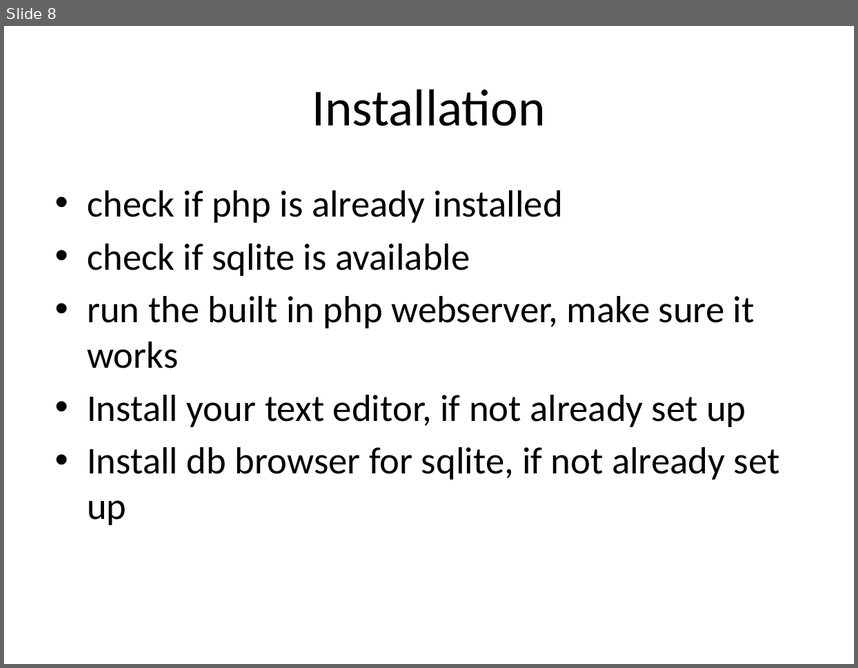
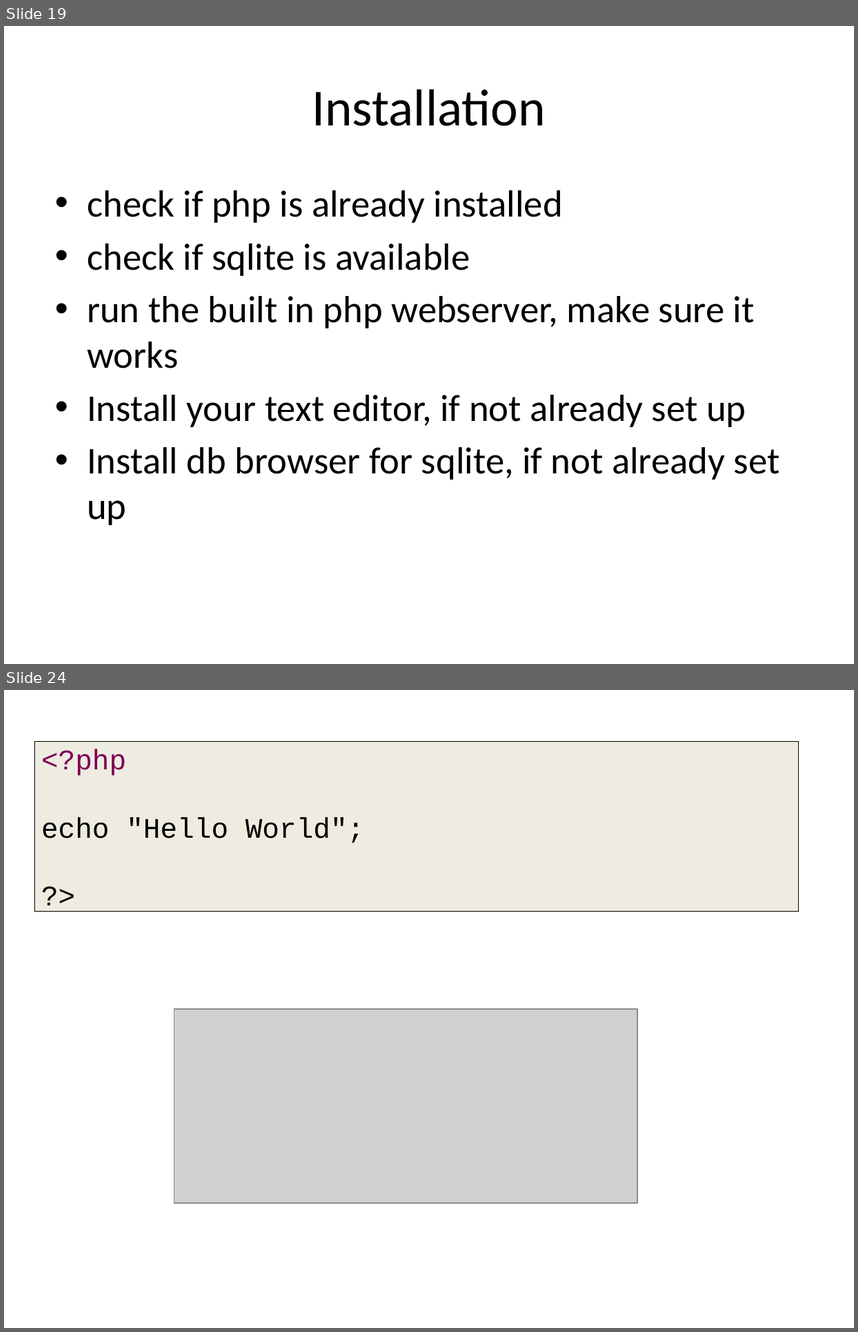
Before and after one commit to PHPEmbark/curriculum, a slide deck: course/0 - Setup/Setup.pptx. Shown one above the other, each under a label of ours: slide 8 before the commit, slides 19 and 24 after it; the slides between them are not shown. The pictures are 858x668 and 858x1332 pixels, drawn with LibreOffice and Linux fonts; fonts in the diff are those of the drawing; grey boxes stand for pictures. Boxes give left, top, right and bottom in pixels: in the first picture for what was removed or moved away, otherwise in the second. Text is boxed around its words. In the diff, an @@ line names an element or a change of style, - is before the commit and + after.

```diff
--- a/course/0 - Setup/Setup.pptx
+++ b/course/0 - Setup/Setup.pptx
@@ slide 24 added at <box>4,690,854,1328</box>, background #FFFFFF @@
@@ text added at <box>34,738,799,916</box>, fill #EEECE1, outline #000000 0.75 pt, 24 pt, text #000000 @@
+<?php
+echo "Hello World";
+?>
@@ picture added at <box>174,1009,637,1203</box> @@
@@ what was slide 8 is now slide 19 @@
```
Also in this commit, not shown: 3 slides changed, 15 other slides added, 1 other file.
